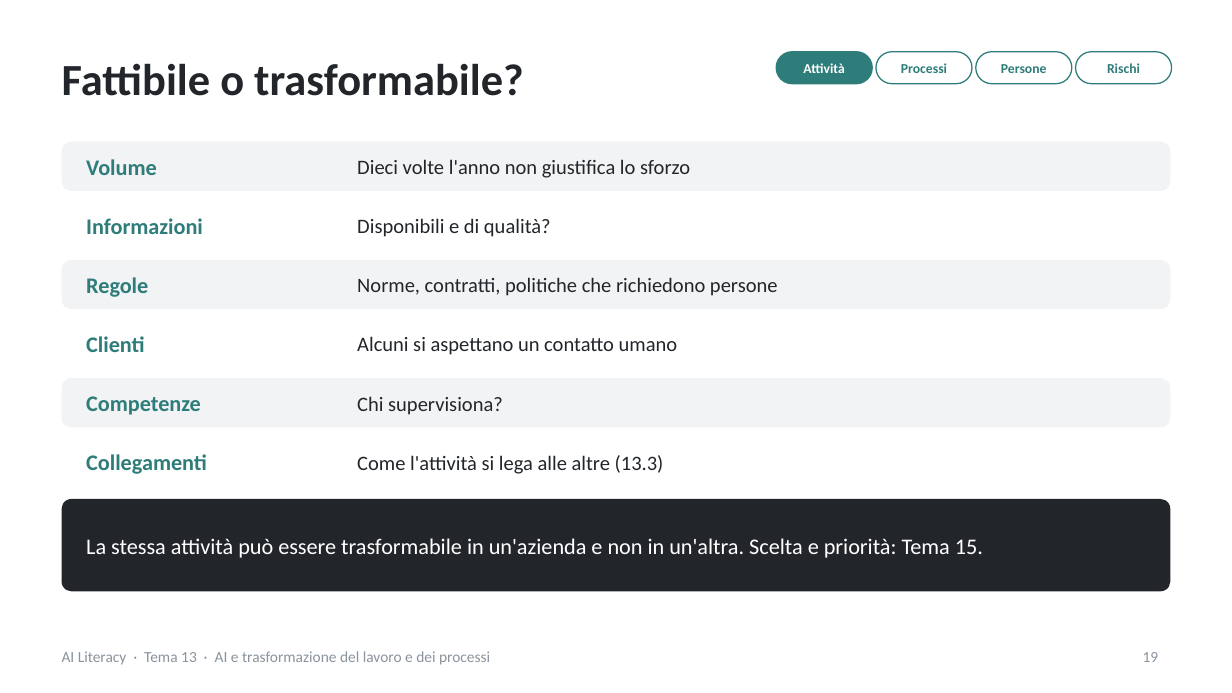
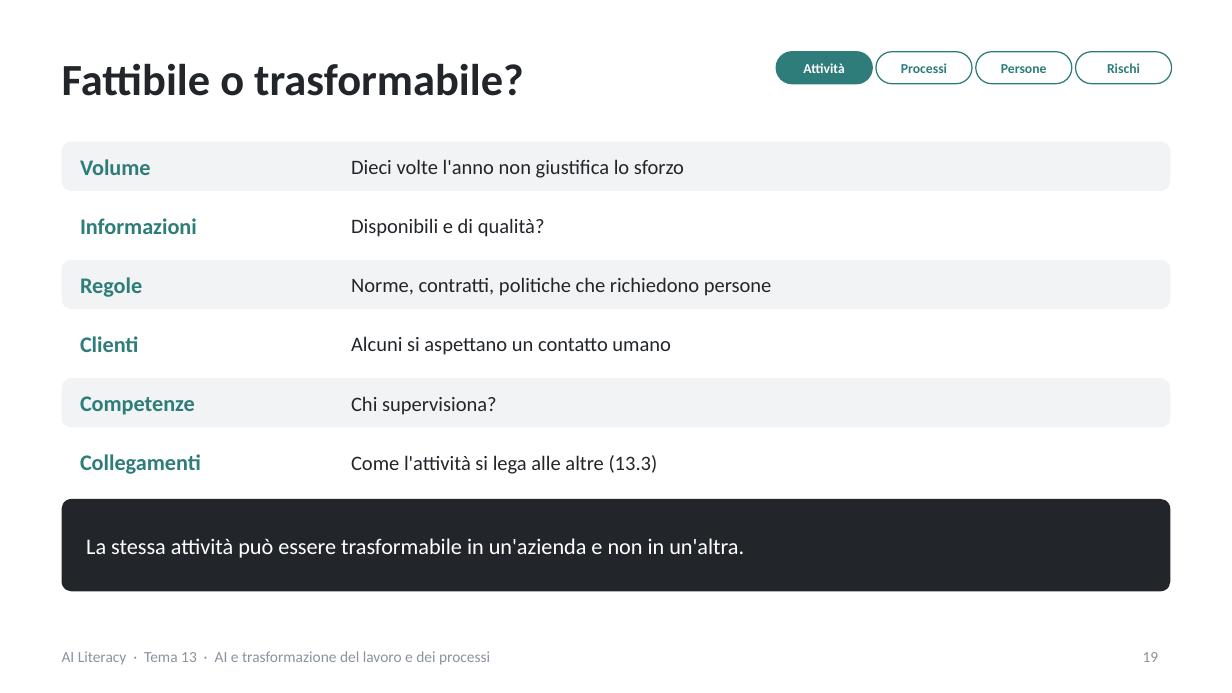
Before and after one commit to NetAi-IT/Formazione-AI-Literacy-Official, a slide deck: slide 19 of Base/Tema13_AI_trasformazione_lavoro_processi.pptx. Drawn at 1232x693 pixels with LibreOffice and Linux fonts; fonts in the diff are those of the drawing. Boxes give left, top, right and bottom in pixels: in the first picture for what was removed or moved away, otherwise in the second. Text is boxed around its words. In the diff, an @@ line names an element or a change of style, - is before the commit and + after.

```diff
--- a/Base/Tema13_AI_trasformazione_lavoro_processi.pptx
+++ b/Base/Tema13_AI_trasformazione_lavoro_processi.pptx
@@ text "Dieci volte l'anno non giustifica ...": place and size @@
-text "Dieci volte l'anno non giustifica ..." at (357,159,690,178)
+text "Dieci volte l'anno non giustifica ..." at (351,159,684,178)
@@ text "Disponibili e di qualità?": place and size @@
-text "Disponibili e di qualità?" at (357,218,551,237)
+text "Disponibili e di qualità?" at (351,218,545,237)
@@ text "Norme, contratti, politiche che richiedono ...": place and size @@
-text "Norme, contratti, politiche che richiedono ..." at (357,277,778,296)
+text "Norme, contratti, politiche che richiedono ..." at (351,277,772,296)
@@ text "Alcuni si aspettano un contatto ...": place and size @@
-text "Alcuni si aspettano un contatto ..." at (357,336,678,355)
+text "Alcuni si aspettano un contatto ..." at (351,336,671,355)
@@ text "Chi supervisiona?": place and size @@
-text "Chi supervisiona?" at (357,396,503,415)
+text "Chi supervisiona?" at (351,396,497,415)
@@ 6 texts: place and size @@
-6 texts at (86,159,207,474)
+6 texts at (80,159,201,474)
@@ text "Come l'attività si lega alle ...": place and size @@
-text "Come l'attività si lega alle ..." at (357,455,664,474)
+text "Come l'attività si lega alle ..." at (351,455,658,474)
@@ text at (86,538,744,558): text changed @@
-La stessa attività può essere trasformabile in un'azienda e non in un'altra. Scelta e priorità: Tema 15.
+La stessa attività può essere trasformabile in un'azienda e non in un'altra.
```
Also in this commit, not shown: 17 other slides changed, 1 slide added, 12 other files.
